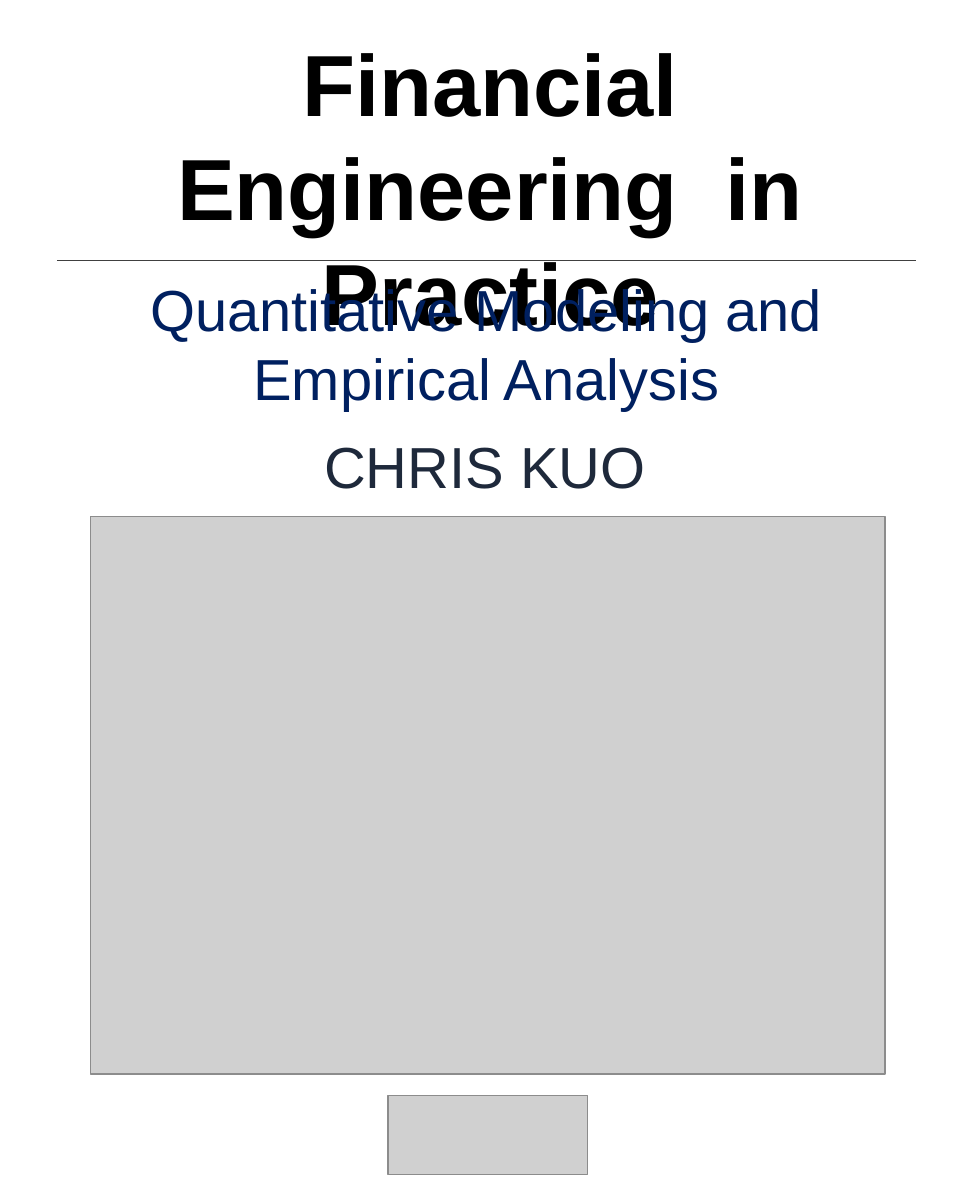
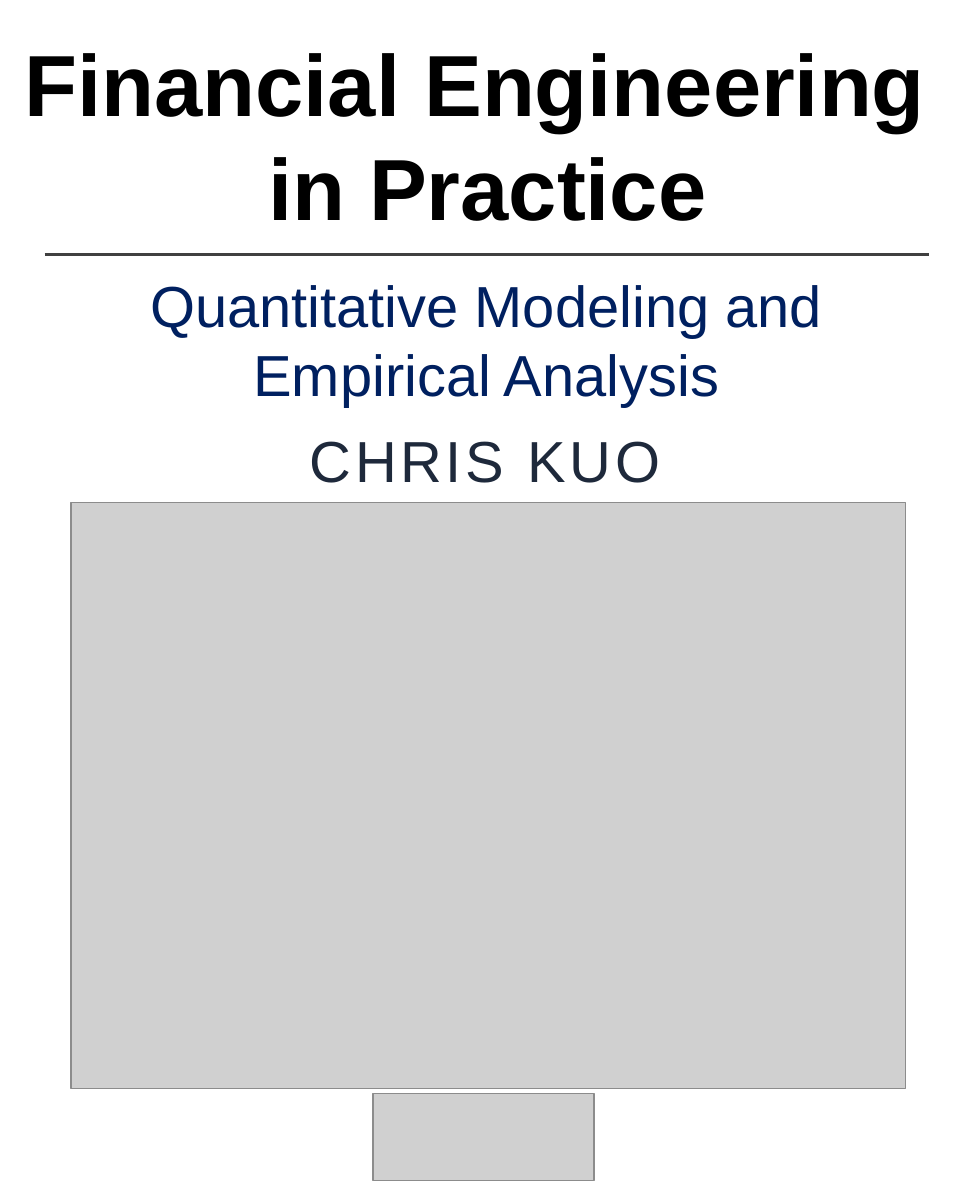
Before and after one commit to drdataman01-ai/Book_FE, a slide deck: slide 1 of book/cover/The_frontcover_75_925.pptx. Drawn at 976x1204 pixels with LibreOffice and Linux fonts; fonts in the diff are those of the drawing; grey boxes stand for pictures. Boxes give left, top, right and bottom in pixels: in the first picture for what was removed or moved away, otherwise in the second. Text is boxed around its words. In the diff, an @@ line names an element or a change of style, - is before the commit and + after.

```diff
--- a/book/cover/The_frontcover_75_925.pptx
+++ b/book/cover/The_frontcover_75_925.pptx
@@ text "Financial Engineering in Practice" rewrapped from (177, 53, 803, 332) to (25, 53, 925, 221) @@
@@ line moved from (57, 260) - (916, 260) to (44, 255) - (929, 255) @@
@@ line (44, 255) - (929, 255): stroke #404040 0.75 pt to #404040 1.5 pt @@
@@ text "Quantitative Modeling and Empirical Analysis" rewrapped from (150, 285, 821, 412) to (150, 285, 821, 408) @@
@@ text "CHRIS KUO" at (310, 441, 660, 483): letter spacing 0 to 2 pt @@
@@ picture: place and size @@
-picture at (91, 517, 886, 1074)
+picture at (72, 502, 907, 1088)
@@ picture: place and size @@
-picture at (388, 1096, 588, 1175)
+picture at (373, 1093, 595, 1180)
```
Also in this commit, not shown: 6 other files.
